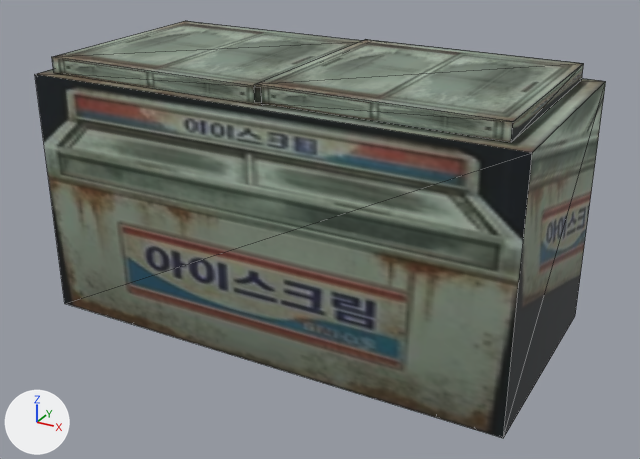
Renders of the glTF model assets/models/sf/sf_icecream_freezer.glb from each side of a commit.
The view is the same before and after, from a 50 mm lens placed at (1.29, -2.321, 1.52), pointed at (0.029, -0.028, 0.374). Lighting does not change. The marker at lower left points along +X, +Y and +Z. The picture after the commit comes second. Mesh edges are drawn as thin lines. Where no turn or scale is listed for an object, it has been applied to the vertices. Vertices at exactly the same position are counted once.

The first picture shows 'IceCreamChestFreezer_AnimPart', 'IceCreamChestFreezer_Root'.
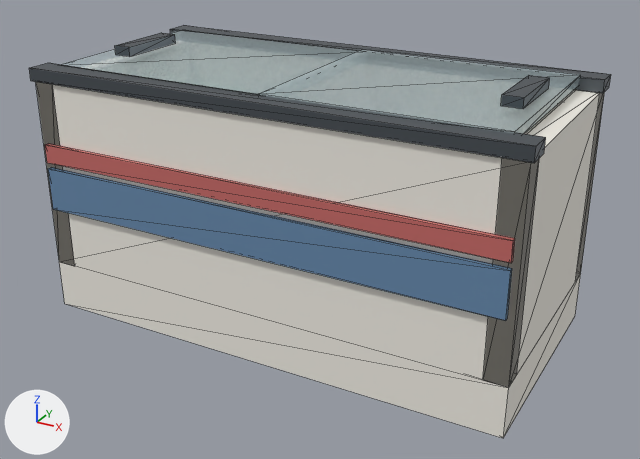
Patch to the scene script:
```diff
--- a/assets/models/sf/sf_icecream_freezer.glb.py
+++ b/assets/models/sf/sf_icecream_freezer.glb.py
@@ me_icecreamchestfreezer_staticmesh @@
-me_icecreamchestfreezer_staticmesh.from_pydata(...)  # 48 vertices, 72 faces; spans x -0.78..0.78, y -0.38..0.38, z 0.0..0.91
-me_icecreamchestfreezer_staticmesh.materials.append(mat_icecreamchestfreezer_mat)  # picture img_image_0
+me_icecreamchestfreezer_staticmesh.from_pydata(...)  # 356 vertices, 492 faces; spans x -0.79..0.79, y -0.4..0.39, z 0.06..0.91
+# me_icecreamchestfreezer_staticmesh part 1: a new loose piece, a box spanning x -0.76..0.76, y -0.395..-0.38, z 0.42..0.56, in mat_plaidnavy (blue #6c90b5)
+# me_icecreamchestfreezer_staticmesh part 2: a new loose piece, a box spanning x -0.76..0.76, y -0.395..-0.38, z 0.58..0.64, in mat_crimsonfabric (pink #ce6f6c)
+# me_icecreamchestfreezer_staticmesh part 3: a new loose piece, a box spanning x -0.79..0.79, y 0.31..0.39, z 0.84..0.88, in mat_wroughtiron (grey #656c73)
+# me_icecreamchestfreezer_staticmesh part 4: a new loose piece, a box spanning x -0.79..0.79, y -0.39..-0.31, z 0.84..0.88, in mat_wroughtiron (grey #656c73)
+# me_icecreamchestfreezer_staticmesh part 5: a new loose piece, a box spanning x -0.68..-0.62, y -0.12..0.12, z 0.88..0.91, in mat_wroughtiron (grey #656c73)
+# me_icecreamchestfreezer_staticmesh part 6: a new loose piece, a box spanning x -0.74..0.02, y -0.32..0.32, z 0.85..0.88, in mat_frostedglass (pale blue #cee5ea)
+# me_icecreamchestfreezer_staticmesh part 7: the loose piece of 8 vertices spanning x -0.74..0.02, y -0.34..0.34, z 0.86..0.91 is deleted
+# me_icecreamchestfreezer_staticmesh part 8: 4 vertices removed from x -0.78..0.78, y -0.38..0.38, z 0.86; 264 vertices added at x -0.78..0.78, y -0.38..0.38, z 0.22..0.84
+# other edits to the shape of me_icecreamchestfreezer_staticmesh do not show in these pictures
+me_icecreamchestfreezer_staticmesh.materials.append(mat_creammattress)  # white #f1ede5
+me_icecreamchestfreezer_staticmesh.materials.append(mat_plaidnavy)  # blue #6c90b5
+me_icecreamchestfreezer_staticmesh.materials.append(mat_crimsonfabric)  # pink #ce6f6c
+me_icecreamchestfreezer_staticmesh.materials.append(mat_wroughtiron)  # grey #656c73
+me_icecreamchestfreezer_staticmesh.materials.append(mat_frostedglass)  # pale blue #cee5ea
+me_icecreamchestfreezer_staticmesh.materials.append(mat_brushedsteel)  # light grey #ced4d8
+me_icecreamchestfreezer_staticmesh.materials.append(mat_bankergreen)  # green #69b190, glowing dark green #3f7659
+me_icecreamchestfreezer_staticmesh.materials.append(mat_warnyellow)  # yellow #efd469
@@ me_icecreamchestfreezer_animmesh @@
-me_icecreamchestfreezer_animmesh.from_pydata(...)  # 8 vertices, 12 faces; spans x -0.36..0.36, y -0.34..0.34, z -0.025..0.025
-me_icecreamchestfreezer_animmesh.materials.append(mat_icecreamchestfreezer_mat)  # picture img_image_0
+me_icecreamchestfreezer_animmesh.from_pydata(...)  # 16 vertices, 24 faces; spans x -0.36..0.36, y -0.32..0.32, z -0.015..0.045
+# me_icecreamchestfreezer_animmesh part 9: the whole mesh is rebuilt
+me_icecreamchestfreezer_animmesh.materials.append(mat_frostedglass)  # pale blue #cee5ea
+me_icecreamchestfreezer_animmesh.materials.append(mat_wroughtiron)  # grey #656c73
@@ ob_icecreamchestfreezer_animpart @@
 ob_icecreamchestfreezer_animpart = bpy.data.objects.new('IceCreamChestFreezer_AnimPart', me_icecreamchestfreezer_animmesh)
-ob_icecreamchestfreezer_animpart.location = (0.358, 0.0, 0.89)
+ob_icecreamchestfreezer_animpart.location = (0.357, 0.0, 0.87)
```

Boxes (x1, y1, x2, y2) around the edits, measured in the pictures (640 x 459 px):
'IceCreamChestFreezer_Root', reshaped, recoloured: before (35, 21, 606, 438); after (29, 25, 611, 438)
'IceCreamChestFreezer_AnimPart', reshaped, moved, recoloured: before (254, 39, 584, 142); after (258, 49, 581, 134)
part 1 of me_icecreamchestfreezer_staticmesh, added: after (48, 167, 512, 321)
part 2 of me_icecreamchestfreezer_staticmesh, added: after (45, 143, 515, 263)
part 3 of me_icecreamchestfreezer_staticmesh, added: after (170, 25, 611, 93)
part 4 of me_icecreamchestfreezer_staticmesh, added: after (29, 63, 546, 163)
part 5 of me_icecreamchestfreezer_staticmesh, added: after (115, 33, 175, 57)
part 6 of me_icecreamchestfreezer_staticmesh, added: after (60, 30, 359, 95)
part 7 of me_icecreamchestfreezer_staticmesh, deleted: before (52, 21, 362, 105)
part 8 of me_icecreamchestfreezer_staticmesh, built on: before (35, 69, 606, 438); after (36, 82, 604, 438)
